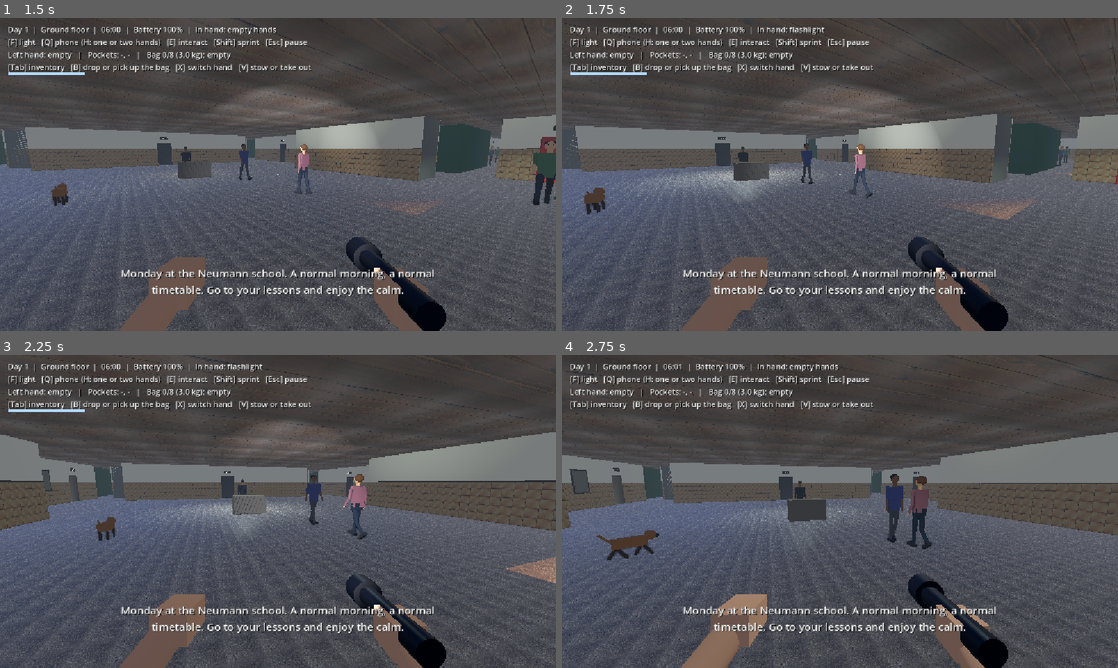
Above: before the commit, frames 1-4 (two rows, left to right).
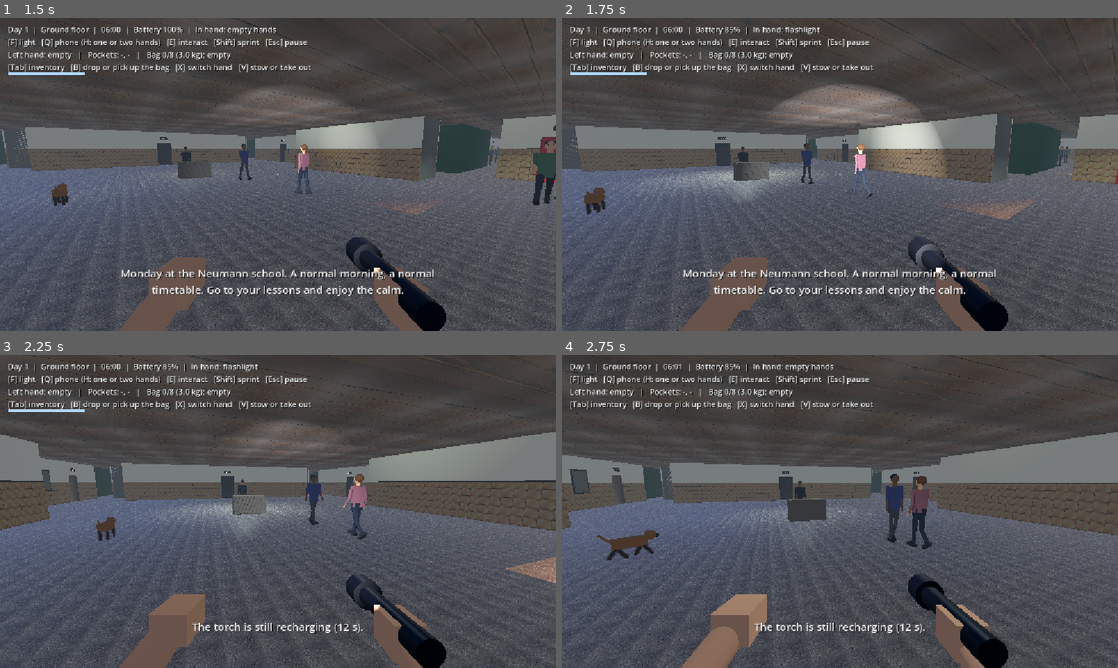
Above: after the commit, the same moments.

Repository: CsPS0/Neumann-Survival-Week
Game: Godot game, scene res://scenes/main.tscn
Same seed, same stepped clock (60 frames per second), same inputs: the game is played once before the commit and once after it.
Inputs (mouse positions are in pixels of both pictures, inside the frame that each line leads up to):
- Up to frame 1 (1.5 s): click "New game" at 0.5 s; tap Enter at 1.25 s; move the mouse to (305, 174) at 1.27 s; hold W (move_forward) from 1.28 s (still down); hold F (flashlight) from 1.28 s (still down)
- Up to frame 2 (1.75 s): keep holding W (move_forward); keep holding F (flashlight); tap T (flash, bound only after the commit) at 1.55 s
- Up to frame 3 (2.25 s): keep holding W (move_forward); move the mouse to (250, 511) at 2.02 s; release F (flashlight) at 2.03 s; tap T (flash, bound only after the commit) at 2.1 s
- Up to frame 4 (2.75 s): keep holding W (move_forward); tap F (flashlight) at 2.3 s

Frame 1 is identical in both runs. In frame 2, 3.7% of the frame differs, in the area x 29-69%, y 2-82%; in frame 3, 1.8%; in frame 4, 1.8%.

Commit message:
Torch flash against the entity and better locker spots (HORROR-GAME) (#22)
Before: The player had no way to slow or stop the entity. Lockers stood
in the middle of corridors, and the ones on floors 1 and 2 were placed
outside the building plan.

After: T fires a torch flash. If the entity is within 9 m, in front of
you and not behind a wall, it freezes for 3 s, then stays blind and deaf
for 3 s and wanders off. A flash costs 15 battery and has a 12 s
cooldown, so batteries stay the limit. The 14 lockers (6 on the ground
floor, 4 on each upper floor) now stand flat against corridor walls
between classroom doors and face into the corridor.

How: `flash_burst()` in player.gd, `stun()` in horror_entity.gd (also
blinds the ritual hunt), a T button on the touch overlay through the
input bridge, and a new locker list in main.gd. README controls updated.
A headless Godot 4.7.2 run confirmed all 14 lockers have an exit point
on the navmesh, the flash costs 15 battery, a second flash is refused
during the cooldown, and the entity stands still then returns to patrol.
Not tested: feel and balance in play, the touch button on a device, VR,
multiplayer.

Diff:
--- a/HORROR-GAME/scripts/horror_entity.gd
+++ b/HORROR-GAME/scripts/horror_entity.gd
@@ -42,6 +42,7 @@
 @export var step_distance := 1.6        ## Metres travelled per footstep (faster movement = faster cadence).
 @export var chase_step_boost_db := 6.0
 
+const BLIND_AFTER_STUN := 3.0   ## Seconds it cannot see or hear the player once the stun ends.
 const SIGHT_TARGET_HEIGHT := 1.4
 const REPATH_INTERVAL := 0.15
 const STUCK_CHECK_INTERVAL := 1.0
@@ -70,6 +71,8 @@
 var _stuck_reference := Vector3.ZERO
 var _jumpscare := AudioStreamPlayer.new()
 var _encounter_id := 0
+var _stun_time := 0.0
+var _blind_time := 0.0
 
 
 func _ready() -> void:
@@ -94,6 +97,10 @@
 
 
 func _physics_process(delta: float) -> void:
+	if _stun_time > 0.0:
+		_tick_stun(delta)
+		return
+	_blind_time = maxf(_blind_time - delta, 0.0)
 	_state_time += delta
 	_sees_player = _can_see_player()
 
@@ -109,10 +116,39 @@
 	_tick_footsteps(delta)
 
 
+# --- Stun ------------------------------------------------------------------
+
+## The player's torch flash: it freezes for `seconds`, then loses the player and wanders off.
+## Ignored while it is already biting (the catch has happened) or asleep.
+func stun(seconds: float) -> void:
+	if state == State.ATTACK or process_mode == Node.PROCESS_MODE_DISABLED:
+		return
+	_stun_time = seconds
+	velocity = Vector3.ZERO
+	model.set_aggressive(false)
+
+
+func is_stunned() -> bool:
+	return _stun_time > 0.0
+
+
+func _tick_stun(delta: float) -> void:
+	_stun_time -= delta
+	velocity.x = 0.0
+	velocity.z = 0.0
+	if not is_on_floor():
+		velocity.y -= _gravity * delta
+	move_and_slide()
+	if _stun_time <= 0.0:
+		_stun_time = 0.0
+		_blind_time = BLIND_AFTER_STUN
+		_set_state(State.PATROL)
+
+
 # --- State logic -----------------------------------------------------------
 
 func _tick_idle() -> void:
-	if _sees_player or force_hunt:
+	if _locked_on():
 		_set_state(State.CHASE)
 	elif _hears_player():
 		_investigate(player.global_position)
@@ -121,7 +157,7 @@
 
 
 func _tick_patrol(delta: float) -> void:
-	if _sees_player or force_hunt:
+	if _locked_on():
 		_set_state(State.CHASE)
 		return
 	if _hears_player() and _last_known_position.distance_to(player.global_position) > 4.0:
@@ -141,7 +177,7 @@
 
 
 func _tick_chase(delta: float) -> void:
-	if _sees_player or force_hunt:
+	if _locked_on():
 		_last_known_position = player.global_position
 		_time_since_seen = 0.0
 		if global_position.distance_to(player.global_position) <= attack_range:
@@ -162,6 +198,11 @@
 func _tick_attack() -> void:
 	if _state_time >= attack_duration:
 		_set_state(State.CHASE)
+
+
+## True while it knows where the player is. A flash blinds it even during the ritual hunt.
+func _locked_on() -> bool:
+	return _sees_player or (force_hunt and _blind_time <= 0.0)
 
 
 func _investigate(target: Vector3) -> void:
@@ -253,7 +294,7 @@
 # --- Perception ------------------------------------------------------------
 
 func _hears_player() -> bool:
-	if player == null:
+	if player == null or _blind_time > 0.0:
 		return false
 	if player.get("is_hiding"):
 		if not player.get("is_holding_breath"):
@@ -268,7 +309,7 @@
 
 
 func _can_see_player() -> bool:
-	if player == null:
+	if player == null or _blind_time > 0.0:
 		return false
 	if player.get("is_hiding"):
 		return false
--- a/HORROR-GAME/scripts/input_bridge.gd
+++ b/HORROR-GAME/scripts/input_bridge.gd
@@ -62,6 +62,9 @@
 func trigger_flashlight() -> void:
 	_trigger_action(&"flashlight")
 
+func trigger_flash() -> void:
+	_trigger_action(&"flash")
+
 func trigger_phone() -> void:
 	_trigger_action(&"phone")
 
--- a/HORROR-GAME/scripts/main.gd
+++ b/HORROR-GAME/scripts/main.gd
@@ -1810,14 +1810,23 @@
 
 
 func _place_lockers() -> void:
+	# Lockers stand flat against corridor walls, between the classroom doors, and face into the corridor.
+	# Each is [floor, plan x, plan y, yaw]. Yaw PI/2 faces east, -PI/2 west, 0 south, PI north.
 	var spots := [
-		[0, 107.0, 280.0, PI * 0.5],
-		[0, 735.0, 300.0, -PI * 0.5],
-		[0, 260.0, 150.0, 0.0],
-		[1, 107.0, 320.0, PI * 0.5],
-		[1, 735.0, 350.0, -PI * 0.5],
-		[2, 107.0, 300.0, PI * 0.5],
-		[2, 735.0, 280.0, -PI * 0.5],
+		[0, 92.0, 280.0, PI * 0.5],      # West corridor, west wall.
+		[0, 92.0, 433.0, PI * 0.5],
+		[0, 140.0, 131.0, 0.0],          # North corridor, between the doors of 19 and GT11-12.
+		[0, 230.0, 162.0, PI],           # Planter block facing the north corridor.
+		[0, 750.0, 250.0, -PI * 0.5],    # East corridor, gym wall.
+		[0, 729.0, 480.0, PI * 0.5],     # East corridor, planter block.
+		[1, 310.0, 256.0, PI * 0.5],     # West corridor, between 107 and 108.
+		[1, 310.0, 624.0, PI * 0.5],
+		[1, 770.0, 321.0, -PI * 0.5],    # East corridor, between 127 and 128.
+		[1, 770.0, 558.0, -PI * 0.5],
+		[2, 310.0, 321.0, PI * 0.5],
+		[2, 310.0, 623.0, PI * 0.5],
+		[2, 770.0, 256.0, -PI * 0.5],
+		[2, 770.0, 687.0, -PI * 0.5],
 	]
 	for sp in spots:
 		_select_floor(sp[0])
--- a/HORROR-GAME/scripts/player.gd
+++ b/HORROR-GAME/scripts/player.gd
@@ -35,6 +35,12 @@
 @export var battery_drain_per_sec := 0.3
 @export var flicker_threshold := 0.2    ## Below this battery fraction the light flickers.
 
+@export_group("Flash")
+@export var flash_cost := 15.0          ## Battery spent by one flash burst.
+@export var flash_cooldown := 12.0      ## Seconds before the next burst.
+@export var flash_range := 9.0          ## Metres. The entity must be inside this and in front of the player.
+@export var flash_stun := 3.0           ## Seconds the entity stands still. It stays blind for a while after that.
+
 @export_group("Interaction")
 @export var interact_action := &"interact"
 
@@ -45,6 +51,7 @@
 	&"move_right": KEY_D,
 	&"sprint": KEY_SHIFT,
 	&"flashlight": KEY_F,
+	&"flash": KEY_T,
 	&"interact": KEY_E,
 	&"phone": KEY_Q,
 	&"phone_page": KEY_TAB,
@@ -113,6 +120,8 @@
 var _dropped_bag: Node3D
 var _torch_home: Vector3
 var _flashlight_home: Vector3
+var _flash_cooldown_left := 0.0
+var _flash_glow := 0.0
 
 
 
@@ -164,6 +173,8 @@
 			inspected.emit("Both hands hold the phone. Put it away or switch to one hand (H) to use the light.")
 		else:
 			set_flashlight(not flashlight.visible)
+	elif event.is_action_pressed(&"flash"):
+		flash_burst()
 	elif event.is_action_pressed(&"phone"):
 		if phone.raised:
 			_lower_phone()
@@ -293,6 +304,8 @@
 					head.rotate_x(-look_delta.y * mouse_sensitivity * (-1.0 if invert_y else 1.0))
 					head.rotation.x = clampf(head.rotation.x, deg_to_rad(-85.0), deg_to_rad(85.0))
 
+	_flash_cooldown_left = maxf(_flash_cooldown_left - delta, 0.0)
+	_flash_glow = maxf(_flash_glow - delta, 0.0)
 	if not flashlight.visible:
 		return
 	battery = maxf(battery - battery_drain_per_sec * delta, 0.0)
@@ -306,7 +319,45 @@
 		# Random dropouts, more frequent as the battery approaches zero.
 		if randf() < (1.0 - fraction / flicker_threshold) * 0.25 + 0.03:
 			energy *= randf_range(0.0, 0.4)
+	if _flash_glow > 0.0:
+		energy = _flashlight_base_energy * (1.0 + 7.0 * _flash_glow / 0.3)
 	flashlight.light_energy = energy
+
+
+## Counterplay: a bright burst of the torch. It stuns the entity when it is close and in front of the player.
+## It costs battery and has a cooldown, so it can be used only a few times a night.
+func flash_burst() -> void:
+	if is_hiding or is_downed:
+		return
+	if not flashlight.visible:
+		inspected.emit("The torch is off. Turn it on to flash.")
+		return
+	if _flash_cooldown_left > 0.0:
+		inspected.emit("The torch is still recharging (%d s)." % ceili(_flash_cooldown_left))
+		return
+	if battery < flash_cost:
+		inspected.emit("Not enough battery for a flash.")
+		return
+	battery -= flash_cost
+	battery_changed.emit(battery / battery_max)
+	_flash_cooldown_left = flash_cooldown
+	_flash_glow = 0.3
+	var entity := get_tree().get_first_node_in_group("entity") as Node3D
+	if entity == null or not entity.has_method(&"stun") or not entity.visible:
+		return
+	if entity.process_mode == Node.PROCESS_MODE_DISABLED:
+		return
+	var eye := camera.global_position
+	var target := entity.global_position + Vector3.UP * 1.2
+	var to_entity := target - eye
+	if to_entity.length() > flash_range:
+		return
+	if (-camera.global_basis.z).angle_to(to_entity) > deg_to_rad(35.0):
+		return
+	var query := PhysicsRayQueryParameters3D.create(eye, target, 1, [get_rid()])
+	if not get_world_3d().direct_space_state.intersect_ray(query).is_empty():
+		return   # A wall is in the way.
+	entity.stun(flash_stun)
 
 
 ## Turns the light on/off. Refuses to turn on with an empty battery.
--- a/HORROR-GAME/scripts/touch_controls.gd
+++ b/HORROR-GAME/scripts/touch_controls.gd
@@ -11,7 +11,7 @@
 const GAP := 10.0
 const PAD := 24.0
 ## Keys that tell the overlay a physical keyboard is in use (the Back and volume keys do not count).
-const HARDWARE_KEYS: Array[int] = [KEY_W, KEY_A, KEY_S, KEY_D, KEY_E, KEY_F, KEY_Q, KEY_TAB, KEY_SPACE, KEY_SHIFT,
+const HARDWARE_KEYS: Array[int] = [KEY_W, KEY_A, KEY_S, KEY_D, KEY_E, KEY_F, KEY_T, KEY_Q, KEY_TAB, KEY_SPACE, KEY_SHIFT,
 		KEY_ESCAPE, KEY_UP, KEY_DOWN, KEY_LEFT, KEY_RIGHT, KEY_ENTER]
 
 var bridge: Node
@@ -72,6 +72,7 @@
 	# Bottom right: use, light, phone. While hiding: exit and hold breath.
 	_add("E", "E\nUse", "br", Vector2(PAD, PAD), Vector2(120.0, 120.0), bridge.trigger_interact, Callable())
 	_add("F", "F\nLight", "br", Vector2(PAD + 136.0, PAD), Vector2(84.0, 84.0), bridge.trigger_flashlight, playing)
+	_add("T", "T\nFlash", "br", Vector2(PAD + 118.0, PAD + 100.0), Vector2(84.0, 84.0), bridge.trigger_flash, playing)
 	_add("Q", "Q\nPhone", "br", Vector2(PAD + 18.0, PAD + 136.0), Vector2(84.0, 84.0), bridge.trigger_phone, playing)
 	_add("Breath", "Hold\nbreath", "br", Vector2(PAD + 136.0, PAD), Vector2(100.0, 100.0), Callable(), hiding, &"hold_breath")
 	# Top right: pause, inventory and hands.
Not shown, changed: HORROR-GAME/README.md
